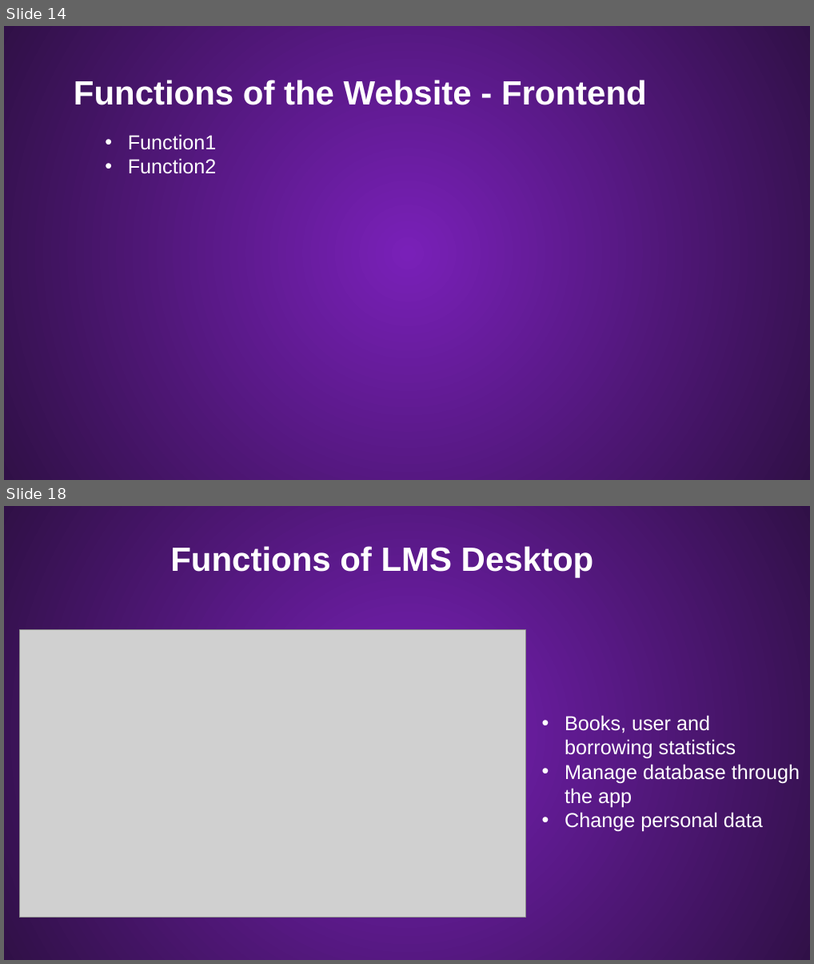
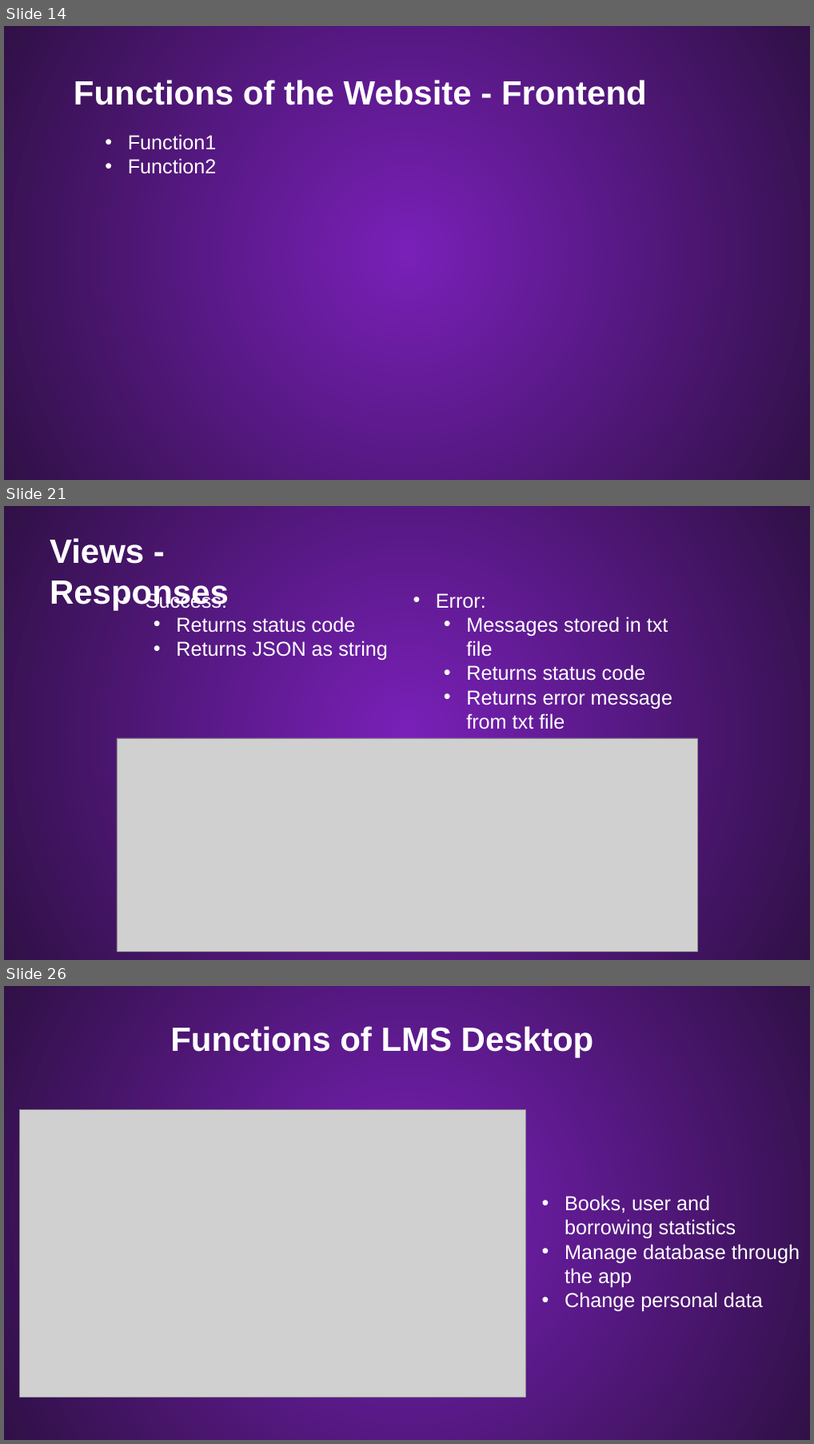
Before and after one commit to Palacsinta002/LMS, a slide deck: Presentation/LMS Presentation.pptx. Shown one above the other, each under a label of ours: slides 14 and 18 before the commit, slides 14, 21 and 26 after it; the slides between them are not shown. The pictures are 814x964 and 814x1444 pixels, drawn with LibreOffice and Linux fonts; fonts in the diff are those of the drawing; grey boxes stand for pictures; background and template pictures are left out. Boxes give left, top, right and bottom in pixels: in the first picture for what was removed or moved away, otherwise in the second. Text is boxed around its words. In the diff, an @@ line names an element or a change of style, - is before the commit and + after.

```diff
--- a/Presentation/LMS Presentation.pptx
+++ b/Presentation/LMS Presentation.pptx
@@ slide 21 added at (x1=4, y1=506, x2=810, y2=960), background #54167F; not listed: 1 template element that a slide beside it also shows @@
@@ text added at (x1=50, y1=538, x2=229, y2=610), 40 pt, text #FFFFFF, bold @@
+Views - Responses
@@ text added at (x1=146, y1=591, x2=388, y2=660), 24 pt, text #FFFFFF @@
+• Success:
+  • Returns status code
+  • Returns JSON as string
@@ text added at (x1=436, y1=593, x2=673, y2=729), 24 pt, text #FFFFFF @@
+• Error:
+  • Messages stored in txt file
+  • Returns status code
+  • Returns error message from txt file
@@ picture added at (x1=117, y1=738, x2=698, y2=952) @@
@@ what was slide 18 is now slide 26 @@
```
Also in this commit, not shown: 7 slides changed, 8 other slides added, 1 slide removed.
